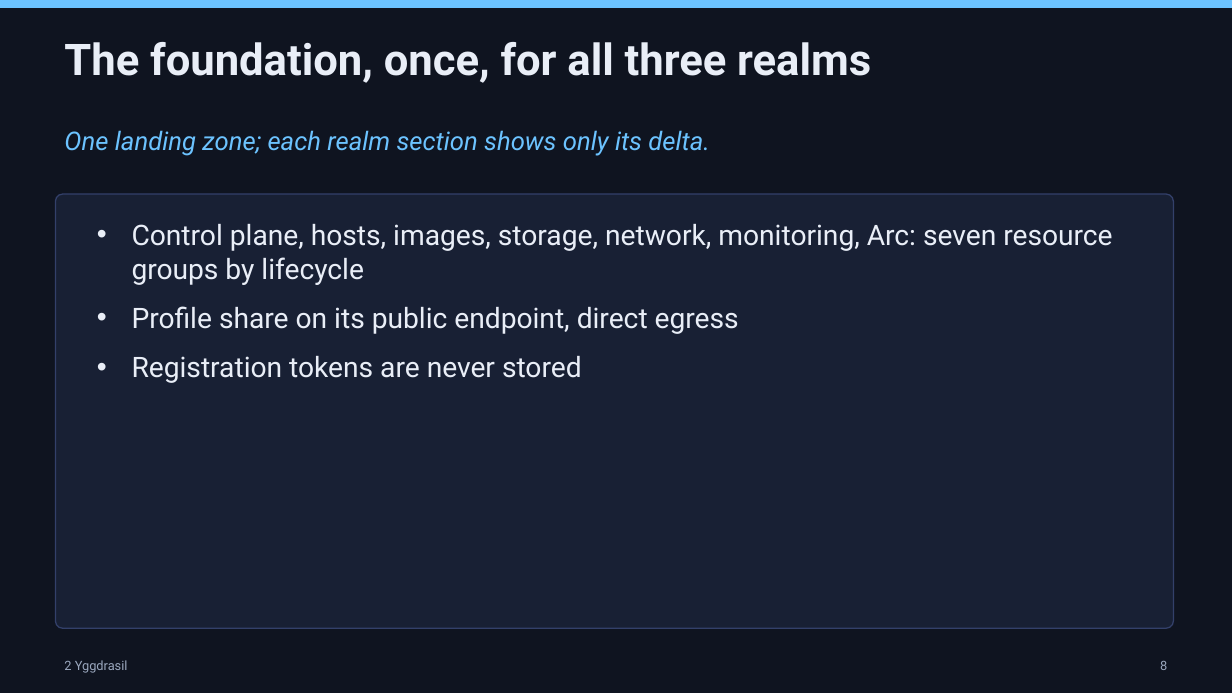
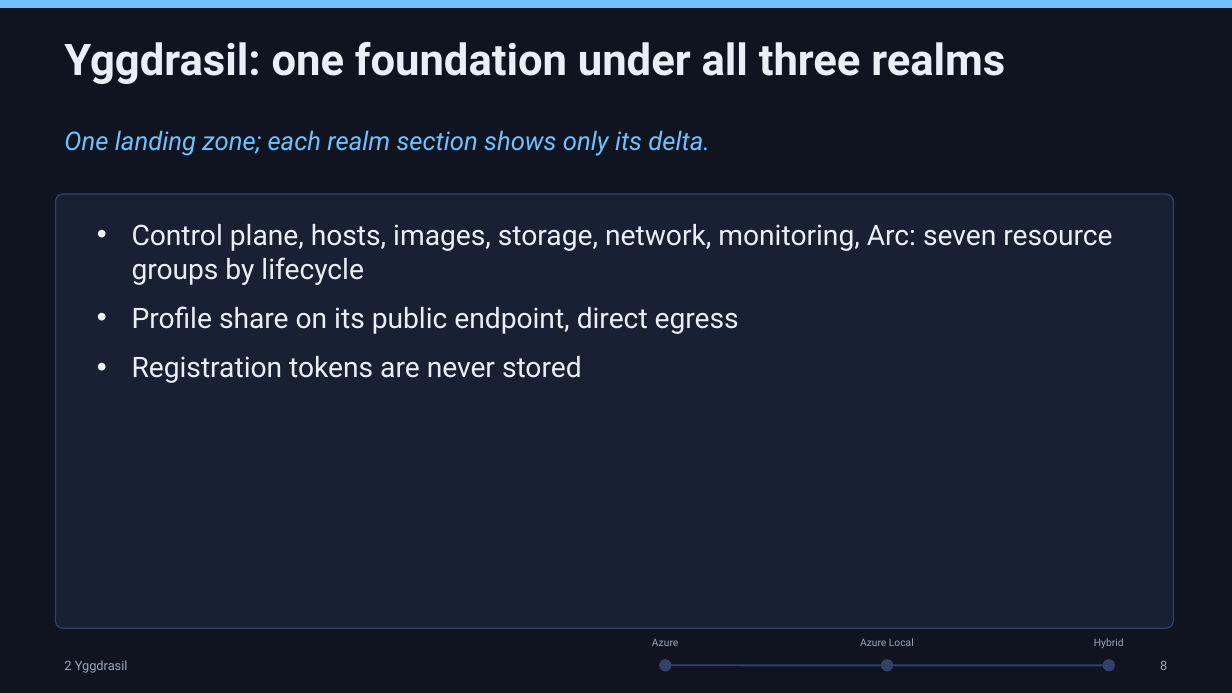
Before and after one commit to thisismydemo/nic2026_avd, a slide deck: slide 10 of presentation/AVD_Anywhere_NIC2026.pptx. Drawn at 1232x693 pixels with LibreOffice and Linux fonts; fonts in the diff are those of the drawing. Boxes give left, top, right and bottom in pixels: in the first picture for what was removed or moved away, otherwise in the second. Text is boxed around its words. In the diff, an @@ line names an element or a change of style, - is before the commit and + after.

```diff
--- a/presentation/AVD_Anywhere_NIC2026.pptx
+++ b/presentation/AVD_Anywhere_NIC2026.pptx
@@ text at [64,42,1005,84]: text changed @@
-The foundation, once, for all three realms
+Yggdrasil: one foundation under all three realms
@@ text added at [652,639,678,646], 8 pt, text #9AA7BD @@
+Azure
@@ text added at [860,638,914,646], 8 pt, text #9AA7BD @@
+Azure Local
@@ text added at [1094,638,1124,648], 8 pt, text #9AA7BD @@
+Hybrid
@@ ellipse added at [660,660,671,671], fill #33406A, outline #33406A 1 pt @@
@@ line added from (665, 665) to (1109, 665), #33406A 1.5 pt @@
@@ ellipse added at [882,660,893,671], fill #33406A, outline #33406A 1 pt @@
@@ ellipse added at [1104,660,1115,671], fill #33406A, outline #33406A 1 pt @@
```
Also in this commit, not shown: 65 other slides changed.
